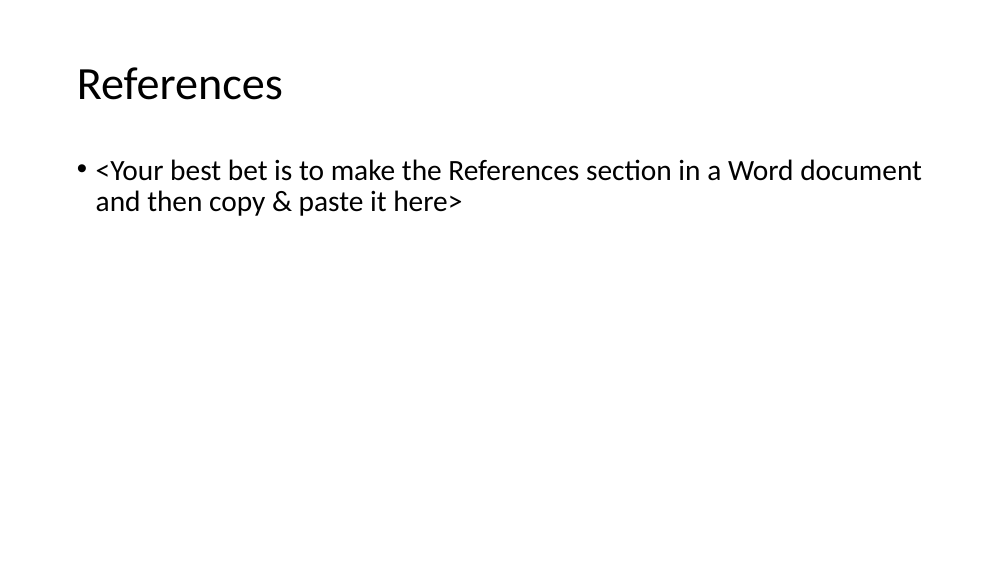
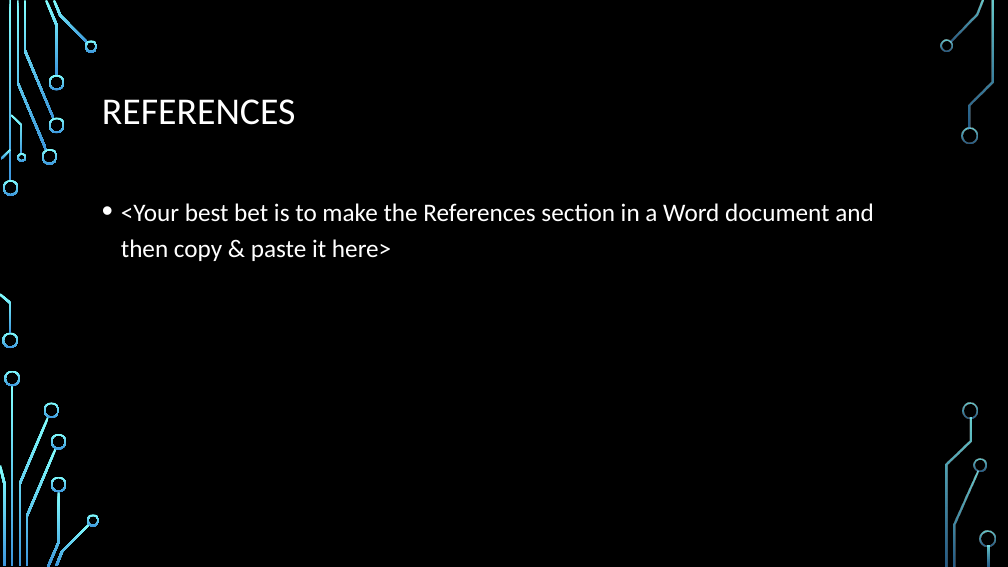
Before and after one commit to Mukkablue/PotatoEatersGame, a slide deck: slide 10 of ExamPresentationTemplate.pptx. Drawn at 1008x567 pixels with LibreOffice and Linux fonts; fonts in the diff are those of the drawing; background and template pictures are left out. Boxes give left, top, right and bottom in pixels: in the first picture for what was removed or moved away, otherwise in the second. Text is boxed around its words. In the diff, an @@ line names an element or a change of style, - is before the commit and + after.

```diff
--- a/ExamPresentationTemplate.pptx
+++ b/ExamPresentationTemplate.pptx
@@ background #FFFFFF to picture (left out) @@
@@ title at [102,99,296,125]: text changed; size 44 to 36 pt; text colour #000000 to #FFFFFF @@
-References
+REFERENCES
@@ text "<Your best bet is to ...": place and size @@
-text "<Your best bet is to ..." at [96,159,922,216]
+text "<Your best bet is to ..." at [121,203,874,261]
@@ text "<Your best bet is to ..." at [121,203,874,261]: size 28 to 24 pt, text colour #000000 to #FFFFFF; line spacing 0.9 to 1.2 @@
@@ group added at [0,0,996,567]: 33 freeform shapes, 3 rectangles @@
```
Also in this commit, not shown: 10 other slides changed.
